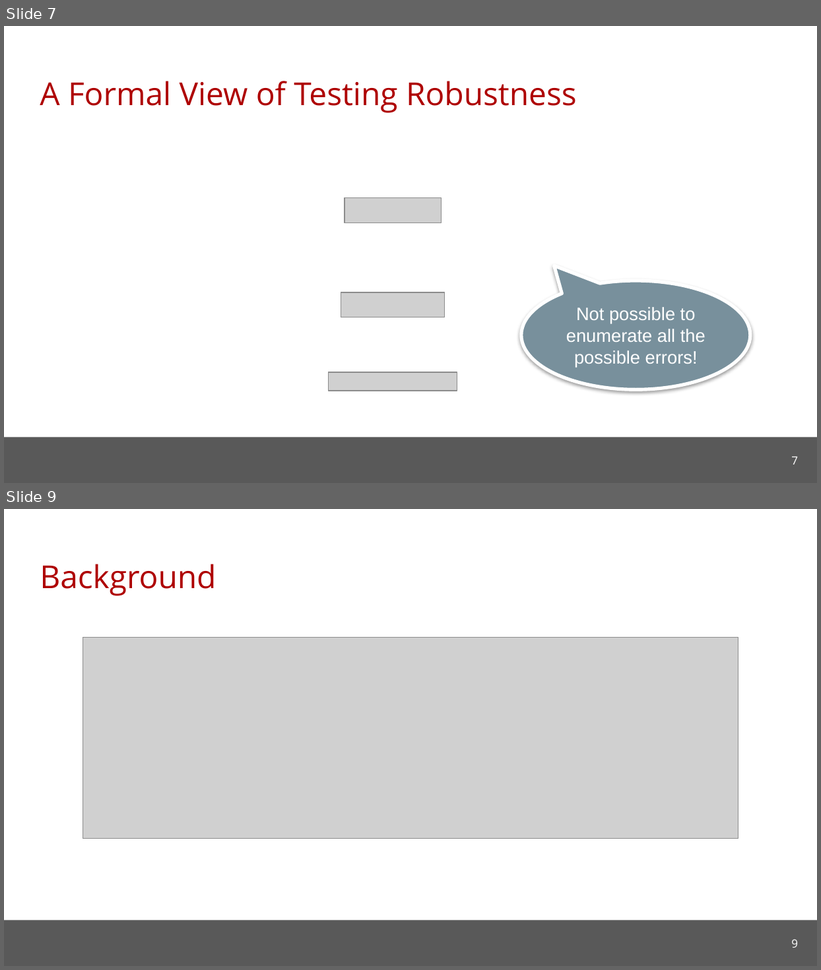
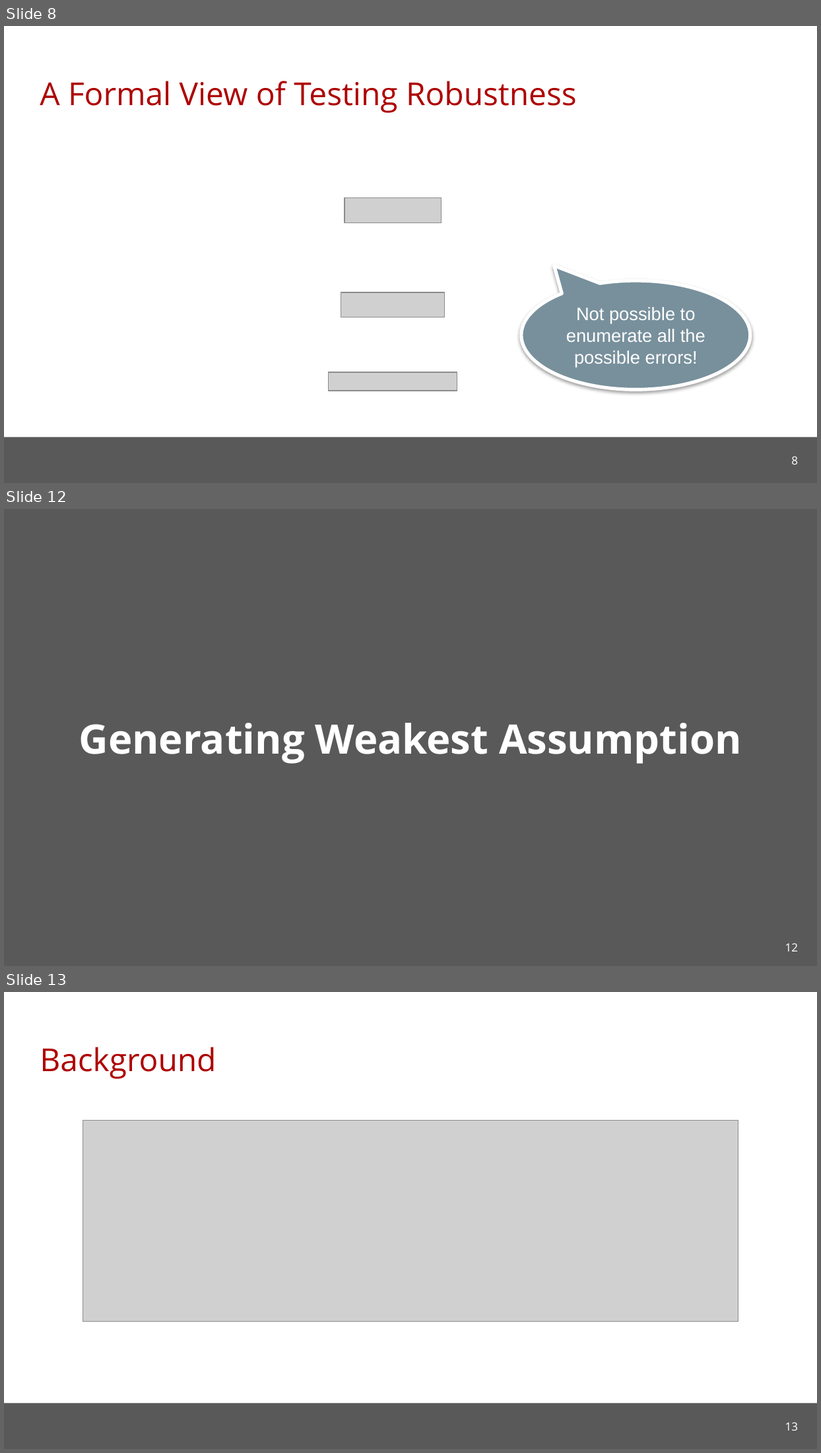
Before and after one commit to cmu-soda/Robustness, a slide deck: Robustness.pptx. Shown one above the other, each under a label of ours: slides 7 and 9 before the commit, slides 8, 12 and 13 after it; the slides between them are not shown. The pictures are 821x970 and 821x1453 pixels, drawn with LibreOffice and Linux fonts; fonts in the diff are those of the drawing; grey boxes stand for pictures; background and template pictures are left out. Boxes give left, top, right and bottom in pixels: in the first picture for what was removed or moved away, otherwise in the second. Text is boxed around its words. In the diff, an @@ line names an element or a change of style, - is before the commit and + after.

```diff
--- a/Robustness.pptx
+++ b/Robustness.pptx
@@ slide 12 added at [4, 509, 817, 966], background #595959 @@
@@ title added at [79, 723, 742, 764], 36 pt, text #FFFFFF, bold @@
+Generating Weakest Assumption
@@ page number added at [785, 943, 798, 952], 10 pt, text #FFFFFF @@
+12
@@ what was slide 7 is now slide 8 @@
@@ page number at [791, 456, 798, 465]: text changed @@
-7
+8
@@ what was slide 9 is now slide 13 @@
@@ page number at [785, 1422, 798, 1431]: text changed @@
-9
+13
```
Also in this commit, not shown: 2 slides changed, 3 other slides added, 1 other file.
